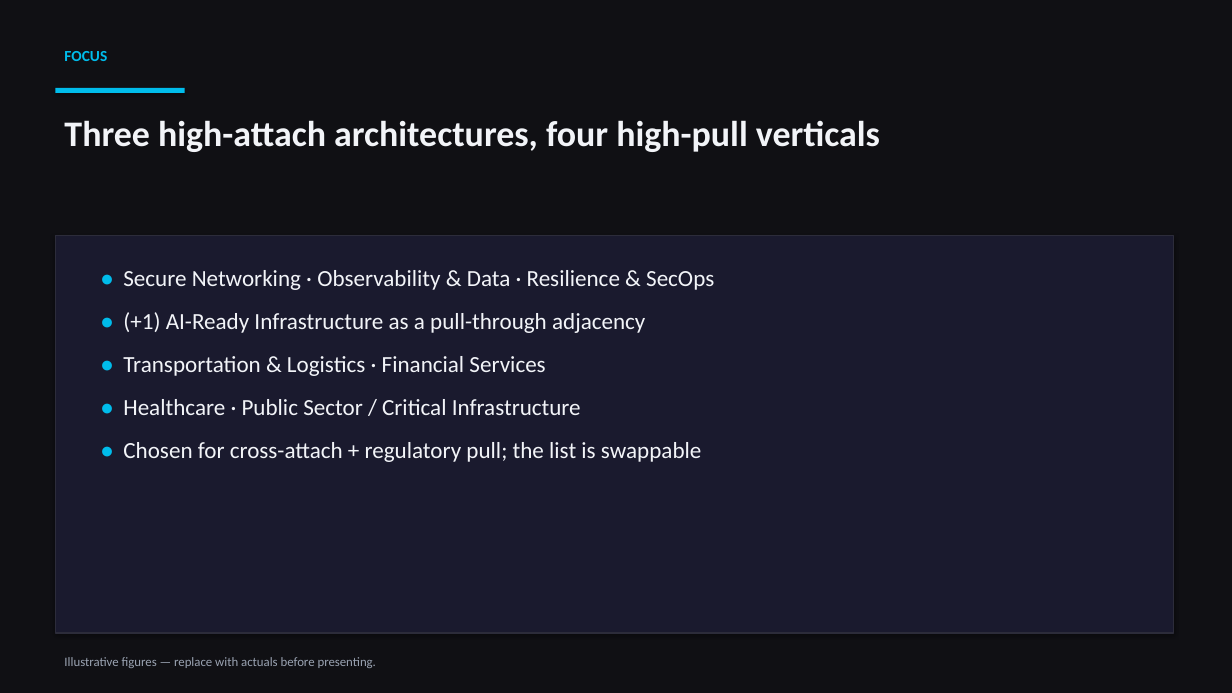
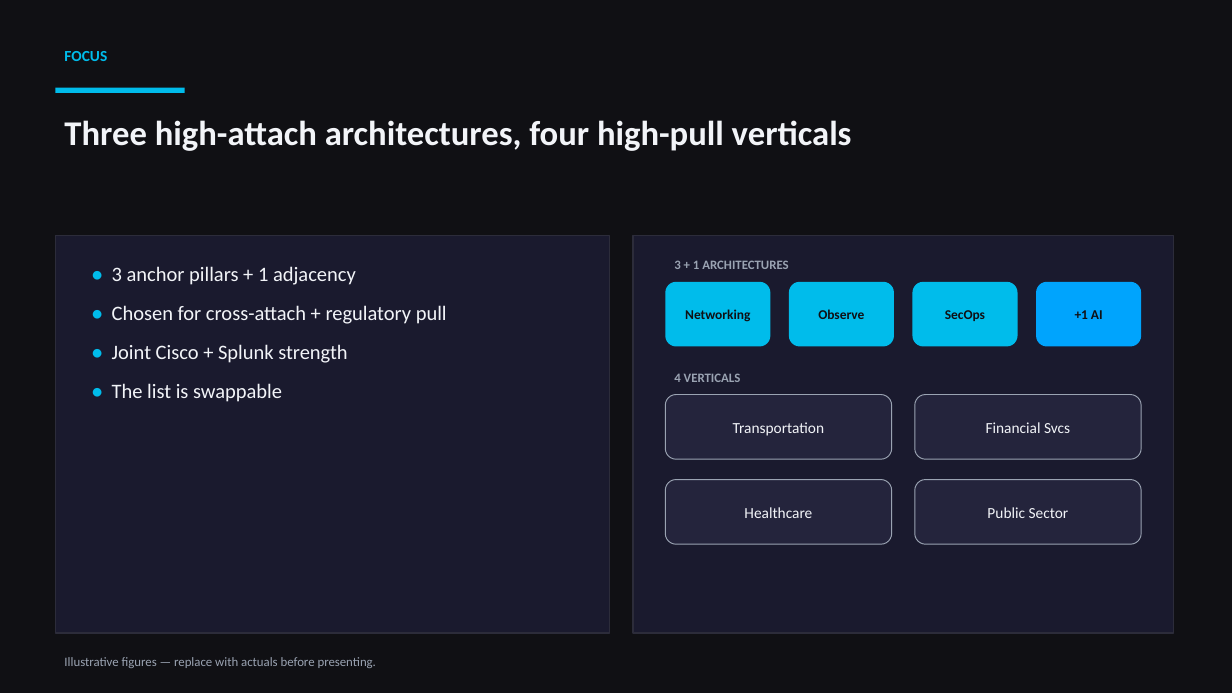
Before and after one commit to rcasey1978/FieldCTO_TacticalSelling, a slide deck: slide 7 of Field-CTO-XArch-Business-Case.pptx. Drawn at 1232x693 pixels with LibreOffice and Linux fonts; fonts in the diff are those of the drawing. Boxes give left, top, right and bottom in pixels: in the first picture for what was removed or moved away, otherwise in the second. Text is boxed around its words. In the diff, an @@ line names an element or a change of style, - is before the commit and + after.

```diff
--- a/Field-CTO-XArch-Business-Case.pptx
+++ b/Field-CTO-XArch-Business-Case.pptx
@@ text "Three high-attach architectures, four high-pull ..." at [64,120,852,151]: size 28 to 27 pt @@
@@ rectangle: place and size @@
-rectangle at [55,236,1174,633]
+rectangle at [55,236,610,633]
@@ rectangle at [55,236,610,633]: shadow off @@
@@ rectangle added at [633,236,1174,633], fill #1A1A2E, outline #2C2C3A 1 pt @@
@@ text at [112,266,447,402]: text changed; size 18 to 16 pt @@
-• Secure Networking · Observability & Data · Resilience & SecOps
-• (+1) AI-Ready Infrastructure as a pull-through adjacency
-• Transportation & Logistics · Financial Services
-• Healthcare · Public Sector / Critical Infrastructure
-• Chosen for cross-attach + regulatory pull; the list is swappable
+• 3 anchor pillars + 1 adjacency
+• Chosen for cross-attach + regulatory pull
+• Joint Cisco + Splunk strength
+• The list is swappable
@@ text added at [674,260,788,269], 10 pt, text #9AA3B2, bold @@
+3 + 1 ARCHITECTURES
@@ rounded rectangle added at [665,282,771,347], fill #00BCEB, 10.5 pt, text #101014, bold @@
+Networking
@@ rounded rectangle added at [789,282,895,347], fill #00BCEB, 10.5 pt, text #101014, bold @@
+Observe
@@ rounded rectangle added at [912,282,1018,347], fill #00BCEB, 10.5 pt, text #101014, bold @@
+SecOps
@@ rounded rectangle added at [1036,282,1141,347], fill #00A4FD, 10.5 pt, text #101014, bold @@
++1 AI
@@ text added at [674,373,741,382], 10 pt, text #9AA3B2, bold @@
+4 VERTICALS
@@ rounded rectangle added at [665,395,892,459], fill #24243C, outline #9AA3B2 0.75 pt, 12 pt, text #F2F4F8 @@
+Transportation
@@ rounded rectangle added at [915,395,1141,459], fill #24243C, outline #9AA3B2 0.75 pt, 12 pt, text #F2F4F8 @@
+Financial Svcs
@@ rounded rectangle added at [665,480,892,544], fill #24243C, outline #9AA3B2 0.75 pt, 12 pt, text #F2F4F8 @@
+Healthcare
@@ rounded rectangle added at [915,480,1141,544], fill #24243C, outline #9AA3B2 0.75 pt, 12 pt, text #F2F4F8 @@
+Public Sector
```
Also in this commit, not shown: 20 other slides changed, 2 other files.
